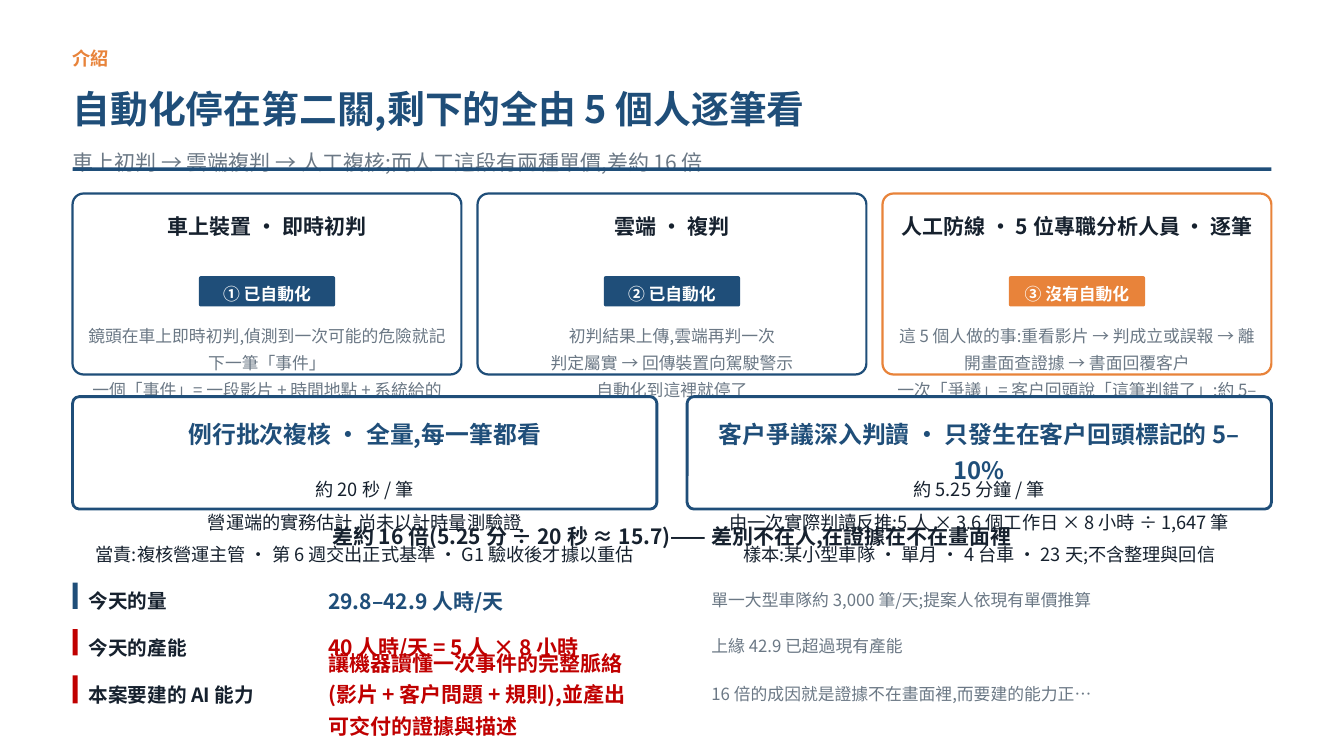
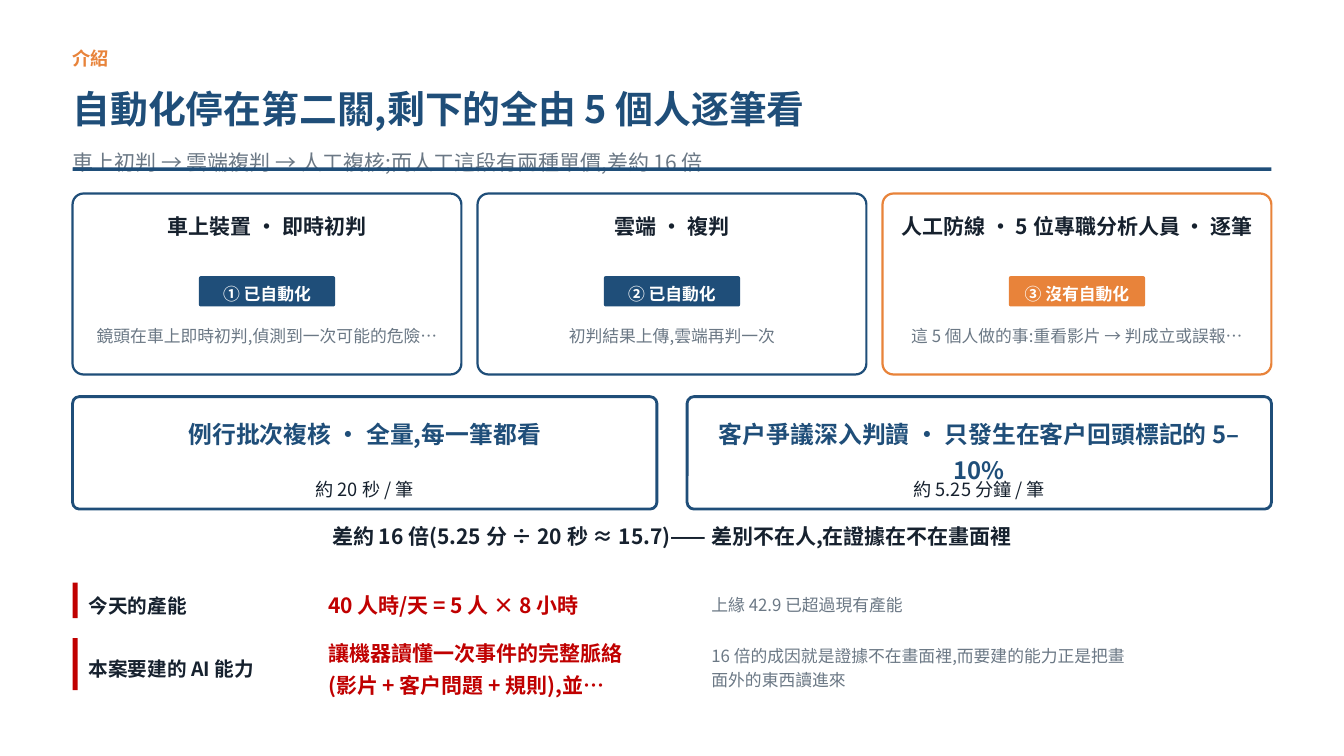
Before and after one commit to pokai-huang0828/UTS_workspace, a slide deck: slide 2 of Artificial Intelligence for Enterprises/Assessment3/Huang_26254793_421104_Assessment 3.pptx. Drawn at 1344x756 pixels with LibreOffice and Linux fonts; fonts in the diff are those of the drawing. Boxes give left, top, right and bottom in pixels: in the first picture for what was removed or moved away, otherwise in the second. Text is boxed around its words. In the diff, an @@ line names an element or a change of style, - is before the commit and + after.

```diff
--- a/Artificial Intelligence for Enterprises/Assessment3/Huang_26254793_421104_Assessment 3.pptx
+++ b/Artificial Intelligence for Enterprises/Assessment3/Huang_26254793_421104_Assessment 3.pptx
@@ text at [97,328,437,345]: text changed @@
-鏡頭在車上即時初判,偵測到一次可能的危險就記下一筆「事件」
-一個「事件」= 一段影片 + 時間地點 + 系統給的分類
-單一大型車隊約 3,000 筆/天
+鏡頭在車上即時初判,偵測到一次可能的危險…
@@ text at [911,328,1242,344]: text changed @@
-這 5 個人做的事:重看影片 → 判成立或誤報 → 離開畫面查證據 → 書面回覆客戶
-一次「爭議」= 客戶回頭說「這筆判錯了」;約 5–10% 的事件會被客戶回頭標記 —— 那筆是客戶先看到,我們後知道
-尖峰時另徵調 7 位研發工程師離開本職
+這 5 個人做的事:重看影片 → 判成立或誤報…
@@ text at [551,355,793,401]: paragraphs removed @@
-判定屬實 → 回傳裝置向駕駛警示
-自動化到這裡就停了
@@ text at [96,510,633,563]: paragraphs removed @@
-營運端的實務估計,尚未以計時量測驗證
-當責:複核營運主管 · 第 6 週交出正式基準 · G1 驗收後才據以重估
@@ text at [730,510,1229,565]: paragraphs removed @@
-由一次實際判讀反推:5 人 × 3.6 個工作日 × 8 小時 ÷ 1,647 筆
-樣本:某小型車隊 · 單月 · 4 台車 · 23 天;不含整理與回信
@@ rectangle: place and size @@
-rectangle at [73,583,78,609]
+rectangle at [73,583,78,618]
@@ rectangle at [73,583,78,618]: fill #1F4E79 to #C00000 @@
@@ text at [89,596,187,615]: text changed @@
-今天的量
+今天的產能
@@ text "40 人時/天 = 5 人 ..." rewrapped from [328,634,579,660] to [328,595,579,617] @@
@@ text removed at [328,591,503,613] @@
-29.8–42.9 人時/天
@@ text "上緣 42.9 已超過現有產能": place and size @@
-text "上緣 42.9 已超過現有產能" at [711,638,903,654]
+text "上緣 42.9 已超過現有產能" at [711,597,902,613]
@@ text removed at [711,592,1092,609] @@
-單一大型車隊約 3,000 筆/天;提案人依現有單價推算
@@ rectangle: place and size @@
-rectangle at [73,629,78,655]
+rectangle at [73,638,78,690]
@@ text "本案要建的 AI 能力": place and size @@
-text "本案要建的 AI 能力" at [89,685,254,704]
+text "本案要建的 AI 能力" at [89,659,254,678]
@@ text removed at [89,638,187,657] @@
-今天的產能
@@ text at [328,643,622,697]: text changed @@
-讓機器讀懂一次事件的完整脈絡(影片 + 客戶問題 + 規則),並產出可交付的證據與描述
+讓機器讀懂一次事件的完整脈絡(影片 + 客戶問題 + 規則),並…
@@ text at [711,648,1125,688]: text changed @@
-16 倍的成因就是證據不在畫面裡,而要建的能力正…
+16 倍的成因就是證據不在畫面裡,而要建的能力正是把畫面外的東西讀進來
@@ rectangle removed at [73,676,78,704] @@
```
Also in this commit, not shown: 9 other slides changed, 2 other files.
